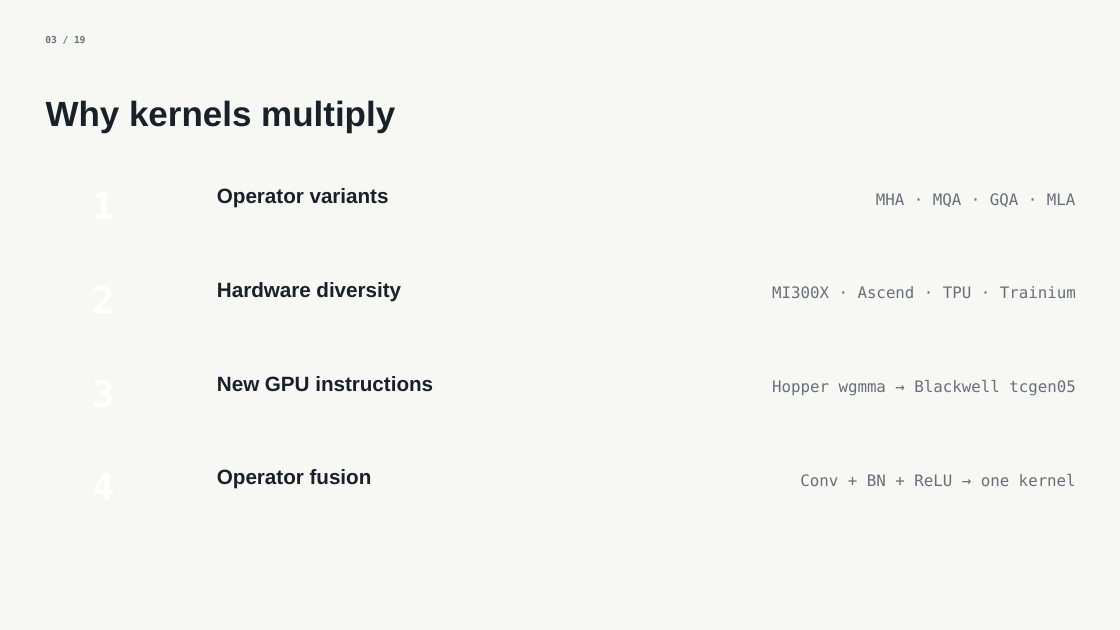
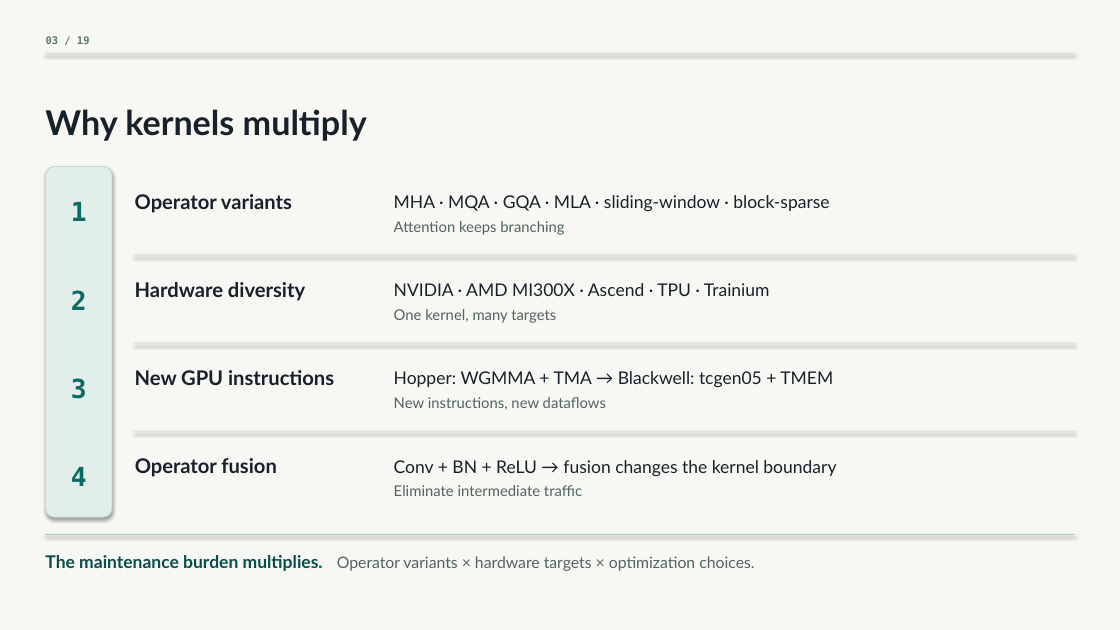
Before and after one commit to SyntaxArchmage/croqtile-tuner-atc26, a slide deck: slide 3 of dist/slides.pptx. Drawn at 1120x630 pixels with LibreOffice and Linux fonts; fonts in the diff are those of the drawing. Boxes give left, top, right and bottom in pixels: in the first picture for what was removed or moved away, otherwise in the second. Text is boxed around its words. In the diff, an @@ line names an element or a change of style, - is before the commit and + after.

```diff
--- a/dist/slides.pptx
+++ b/dist/slides.pptx
@@ text "03 / 19" at bbox=[46, 36, 90, 44]: size 7.9 to 8.6 pt, text colour #66707A to #60756E @@
@@ line added from (46, 53) to (1074, 53), #D8DED9 0.72 pt @@
@@ text "Why kernels multiply": place and size @@
-text "Why kernels multiply" at bbox=[46, 100, 395, 132]
+text "Why kernels multiply" at bbox=[45, 109, 367, 141]
@@ text "Why kernels multiply" at bbox=[45, 109, 367, 141]: size 28.8 to 28.1 pt, font Arial to Lato @@
@@ rounded rectangle added at bbox=[46, 166, 112, 517], fill #E2EEEA, outline #C4D9D0 0.72 pt @@
@@ text added at bbox=[71, 202, 87, 221], 21.6 pt, text #0B6B63, bold @@
+1
@@ text "Operator variants": place and size @@
-text "Operator variants" at bbox=[217, 188, 389, 208]
+text "Operator variants" at bbox=[135, 194, 292, 213]
@@ text at bbox=[394, 195, 829, 211]: text changed; size 13 to 14.4 pt; font DejaVu Sans Mono to Lato; text colour #66707A to #18212A @@
-MHA · MQA · GQA · MLA
+MHA · MQA · GQA · MLA · sliding-window · block-sparse
@@ text added at bbox=[394, 221, 564, 235], 12.2 pt, text #52645F @@
+Attention keeps branching
@@ rectangle added at bbox=[135, 255, 1074, 256], fill #D8DED9 @@
@@ text added at bbox=[71, 290, 87, 310], 21.6 pt, text #0B6B63, bold @@
+2
@@ text "Hardware diversity": place and size @@
-text "Hardware diversity" at bbox=[217, 282, 401, 302]
+text "Hardware diversity" at bbox=[135, 282, 305, 301]
@@ text at bbox=[394, 283, 770, 296]: text changed; size 13 to 14.4 pt; font DejaVu Sans Mono to Lato; text colour #66707A to #18212A @@
-MI300X · Ascend · TPU · Trainium
+NVIDIA · AMD MI300X · Ascend · TPU · Trainium
@@ text at bbox=[394, 309, 556, 323]: text changed; size 13 to 12.2 pt; font DejaVu Sans Mono to Lato; text colour #66707A to #52645F @@
-Conv + BN + ReLU → one kernel
+One kernel, many targets
@@ rectangle added at bbox=[135, 343, 1074, 344], fill #D8DED9 @@
@@ text added at bbox=[71, 378, 87, 399], 21.6 pt, text #0B6B63, bold @@
+3
@@ text "New GPU instructions": place and size @@
-text "New GPU instructions" at bbox=[217, 376, 433, 392]
+text "New GPU instructions" at bbox=[135, 370, 334, 385]
@@ text at bbox=[394, 371, 833, 387]: text changed; size 13 to 14.4 pt; font DejaVu Sans Mono to Lato; text colour #66707A to #18212A @@
-Hopper wgmma → Blackwell tcgen05
+Hopper: WGMMA + TMA → Blackwell: tcgen05 + TMEM
@@ text added at bbox=[394, 397, 606, 410], 12.2 pt, text #52645F @@
+New instructions, new dataflows
@@ rectangle added at bbox=[135, 430, 1074, 431], fill #D8DED9 @@
@@ text added at bbox=[71, 467, 87, 486], 21.6 pt, text #0B6B63, bold @@
+4
@@ size 16.9 to 16.6 pt, font Arial to Lato in 4 elements at bbox=[135, 282, 305, 301], bbox=[135, 194, 292, 213], bbox=[135, 370, 334, 385], bbox=[135, 458, 277, 477] @@
@@ text "Operator fusion": place and size @@
-text "Operator fusion" at bbox=[217, 469, 372, 489]
+text "Operator fusion" at bbox=[135, 458, 277, 477]
@@ text added at bbox=[394, 460, 836, 476], 14.4 pt, text #18212A @@
+Conv + BN + ReLU → fusion changes the kernel boundary
@@ text added at bbox=[394, 485, 582, 496], 12.2 pt, text #52645F @@
+Eliminate intermediate traffic
@@ line added from (46, 535) to (1074, 535), #AFC9C1 0.72 pt @@
@@ text added at bbox=[45, 555, 323, 571], 14.4 pt, text #084E49, bold @@
+The maintenance burden multiplies.
@@ text added at bbox=[337, 556, 754, 571], 13 pt, text #52645F @@
+Operator variants × hardware targets × optimization choices.
```
Also in this commit, not shown: 18 other slides changed, 40 other files.
